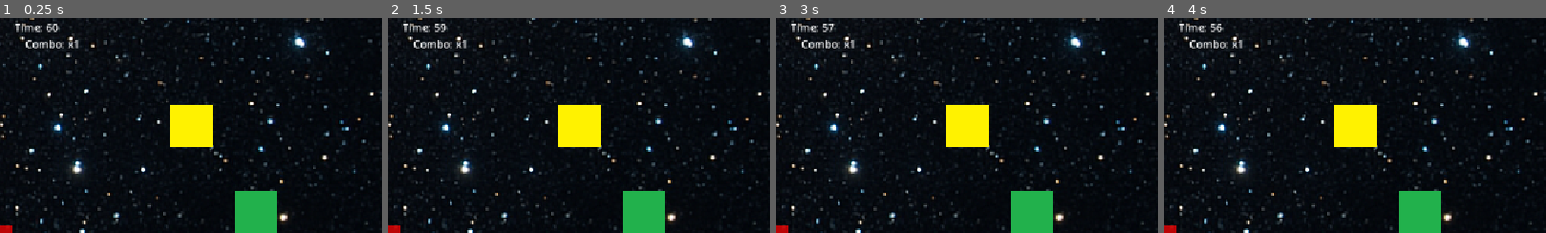
Above: before the commit, frames 1-4 (left to right).
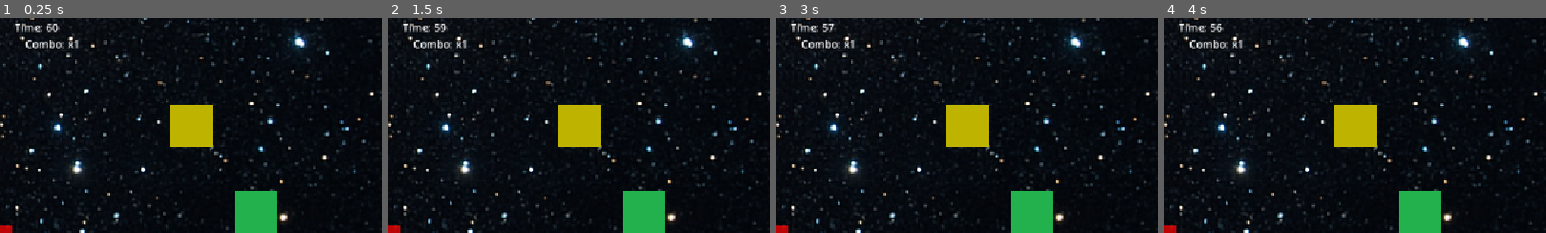
Above: after the commit, the same moments.

Repository: miamisharky/DungeonDelivery
Game: Godot game, scene res://scenes/main.tscn
Two runs of this game, one before a commit and one after it. Both use one fixed random seed, a clock stepped at 60 frames per second and the inputs below.
Inputs:
- Up to frame 1 (0.25 s): no input
- Up to frame 2 (1.5 s): tap Enter (ui_accept) at 0.5, 0.77 s; hold Right (ui_right) 0.53-1.28 s; hold Down (ui_down) from 1.28 s (still down)
- Up to frame 3 (3 s): tap Enter (ui_accept) at 1.52, 2, 2.75 s; release Down (ui_down) at 2.03 s; hold Right (ui_right) 2.03-2.78 s; hold Up (ui_up) from 2.78 s (still down)
- Up to frame 4 (4 s): tap Enter (ui_accept) at 3.02, 3.77 s; release Up (ui_up) at 3.53 s; hold Left (ui_left) from 3.53 s (still down)
The pictures show only the part of the screen within x 45-95%, y 1-51%; the shares and areas given below are measured in that part.

The runs differ from the first frame. In frame 1, 2.2% of the frame differs, in the area x 44-56%, y 40-60%; in frame 2, 2.2%; in frame 3, 2.2%; in frame 4, 2.2%.

Commit message:
Implement random salvage types and credit values

Diff:
--- a/game/dungeon-delivery/scenes/deliveryZone.gd
+++ b/game/dungeon-delivery/scenes/deliveryZone.gd
@@ -13,7 +13,7 @@
 
 			body.carrying_package = false
 			game_manager.update_package_status(false)
-			game_manager.add_score(1)
+			game_manager.add_score(body.cargo_value)
 			game_manager.increase_combo()
 			game_manager.add_time(5)
 			print("Delivery Complete!")
--- a/game/dungeon-delivery/scenes/package/package.gd
+++ b/game/dungeon-delivery/scenes/package/package.gd
@@ -1,9 +1,40 @@
 extends Area2D
+
+@export var credit_value := 1
+@export var salvage_type := "Scrap Metal"
 
 @onready var game_manager = $"../GameManager"
 
 func _ready():
+
 	body_entered.connect(_on_body_entered)
+
+	randomize_salvage()
+
+func randomize_salvage():
+
+	var roll = randi_range(1,100)
+
+	if roll <= 70:
+
+		salvage_type = "Scrap Metal"
+		credit_value = 1
+
+		$Sprite2D.modulate = Color.GRAY
+
+	elif roll <= 95:
+
+		salvage_type = "Broken Satellite"
+		credit_value = 3
+
+		$Sprite2D.modulate = Color.CORNFLOWER_BLUE
+
+	else:
+
+		salvage_type = "Alien Artifact"
+		credit_value = 10
+
+		$Sprite2D.modulate = Color.MEDIUM_PURPLE
 
 func _on_body_entered(body):
 
@@ -11,6 +42,16 @@
 
 		body.carrying_package = true
 
+		body.cargo_value = credit_value
+		body.cargo_type = salvage_type
+
+		print(
+			"Collected: " +
+			salvage_type +
+	 		" Value: " +
+			str(credit_value)
+		)
+
 		game_manager.update_package_status(true)
 
 		queue_free()
--- a/game/dungeon-delivery/scripts/player.gd
+++ b/game/dungeon-delivery/scripts/player.gd
@@ -7,6 +7,8 @@
 @export var drag := 0.99
 
 var carrying_package := false
+var cargo_value := 0
+var cargo_type := ""
 
 func _physics_process(delta):
 
